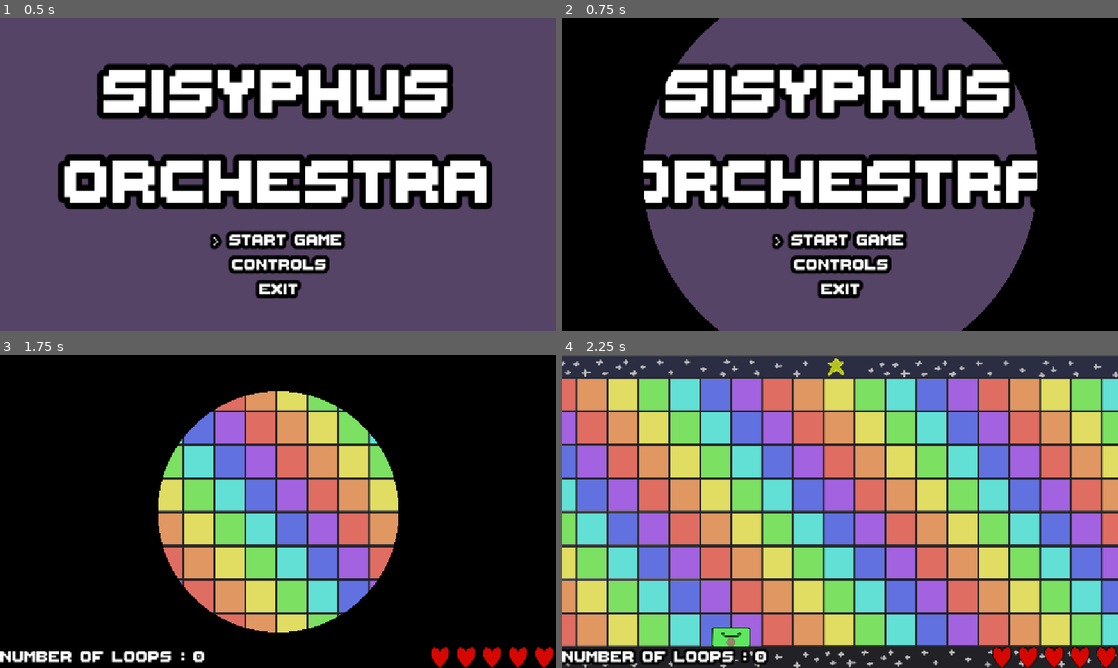
Above: before the commit, frames 1-4 (two rows, left to right).
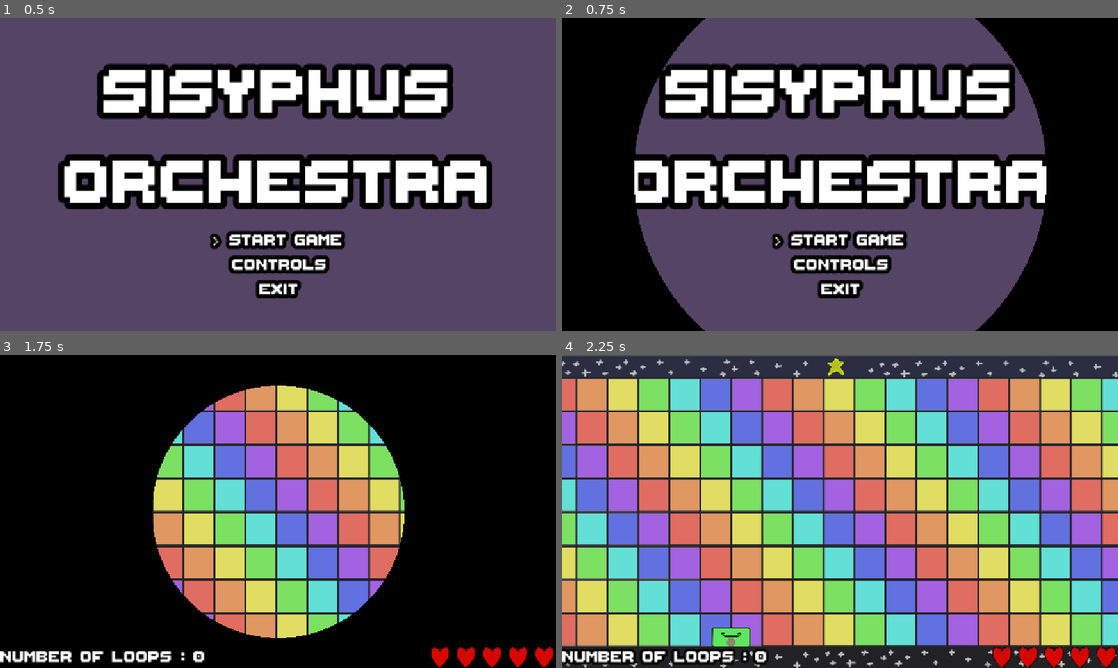
Above: after the commit, the same moments.

Repository: les-brows/la-boucle-musicale
Game: Godot game, scene res://Levels/MainMenu/MainMenu.tscn
Two runs of this game, one before a commit and one after it. Both use one fixed random seed, a clock stepped at 60 frames per second and the inputs below. Sound files missing from this copy of the repository are replaced by a short silence.
Inputs (mouse positions are in pixels of both pictures, inside the frame that each line leads up to):
- Up to frame 1 (0.5 s): no input
- Up to frame 2 (0.75 s): tap Enter (ui_accept) at 0.5 s; move the mouse to (962, 158) at 0.52 s; hold D (player1_right) from 0.53 s (still down); tap Shift (player1_dash) at 0.6 s
- Up to frame 3 (1.75 s): tap Enter (ui_accept) at 0.77, 1.52 s; move the mouse to (166, 527) at 1.27 s; release D (player1_right) at 1.28 s; hold S (player1_down) from 1.28 s (still down); right-click (166, 527) at 1.35 s
- Up to frame 4 (2.25 s): move the mouse to (895, 442) at 2.02 s; release S (player1_down) at 2.03 s; hold D (player1_right) from 2.03 s (still down); tap Shift (player1_dash) at 2.1 s

Frame 1 is identical in both runs. In frame 2, 3.5% of the frame differs, in the area x 13-88%, y 0-100%; in frame 3, 2.5%; in frame 4, nothing differs.

Commit message:
fix: remove black corners

Diff:
--- a/Levels/MainMenu/SceneTransition.gdshader
+++ b/Levels/MainMenu/SceneTransition.gdshader
@@ -1,7 +1,7 @@
 shader_type canvas_item;
 render_mode unshaded;
 
-uniform float circle_size : hint_range(0.0, 1.05);
+uniform float circle_size : hint_range(0.0, 1.1);
 uniform float screen_width;
 uniform float screen_height;
 
--- a/Levels/MainMenu/SceneTransition.tscn
+++ b/Levels/MainMenu/SceneTransition.tscn
@@ -36,7 +36,7 @@
 "times": PackedFloat32Array(0, 0.5),
 "transitions": PackedFloat32Array(1, 1),
 "update": 0,
-"values": [1.05, 0.0]
+"values": [1.1, 0.0]
 }
 
 [sub_resource type="Animation" id="Animation_cpkaw"]
@@ -51,7 +51,7 @@
 "times": PackedFloat32Array(0, 0.5),
 "transitions": PackedFloat32Array(1, 1),
 "update": 0,
-"values": [0.0, 1.05]
+"values": [0.0, 1.1]
 }
 
 [sub_resource type="AnimationLibrary" id="AnimationLibrary_bbe20"]
--- a/Levels/MainMenu/scene_transition.gd
+++ b/Levels/MainMenu/scene_transition.gd
@@ -5,7 +5,7 @@
 
 # Called when the node enters the scene tree for the first time.
 func _ready() -> void:
-	blackRect.material.set_shader_parameter("circle_size", 1.05)
+	blackRect.material.set_shader_parameter("circle_size", 1.1)
 	blackRect.material.set_shader_parameter("screen_width", blackRect.size.x)
 	blackRect.material.set_shader_parameter("screen_height", blackRect.size.y)
 
Not shown: 1 places in Levels/MainMenu/SceneTransition.tscn that only renumber resources
Not shown: 1 places in MainScene.tscn that only renumber resources
Not shown: 1 places in Objects/Enemies/Managers/EnemyManager.tscn that only renumber resources
